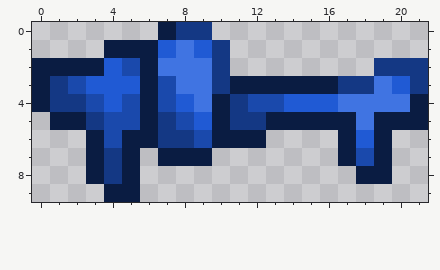
A pixel-art sprite gets an edit: Items/ItemSets/Gelatine/Slimethrower.png. That is the earlier state.
The file is 44x20 pixels, drawn in blocks of 2x2; one block is one cell here.
After:
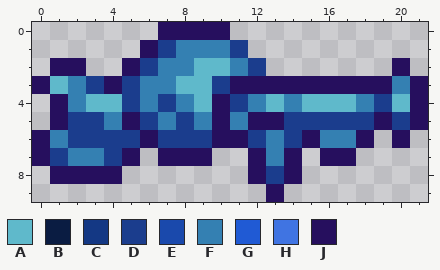
Palette (. is transparent): A #5fb9cb  B #0a1c42  C #143884  D #1b3d8d  E #1a49ac  F #3480b2  G #205ad4  H #4074e2  J #260f5e
Changes in this commit:
Changed rows in their new state; - is an unchanged pixel.
first column x 0:
 0 -------JJJJ-----------
 1 ----..JDFFFD----------
 2 .JJ..JDFFAAFD------.J.
 3 JAFDJDFFAADJJJJJJJJJFJ
 4 .JFAADFDFAJDFAFAAAFDAJ
 5 -JDDFJDFDFJFJJDDDDDJDJ
 6 JFDDDDJDDDJJDFDJFFJ.J-
 7 JDFFDJ-JJJ--JFJ-JJ..--
 8 -JJJJ.------JDJ---..--
 9 ----..-------J--------
Changed places in both pictures, as pixel boxes (x1, y1, x2, y2):
changed: (32, 22, 428, 202)
